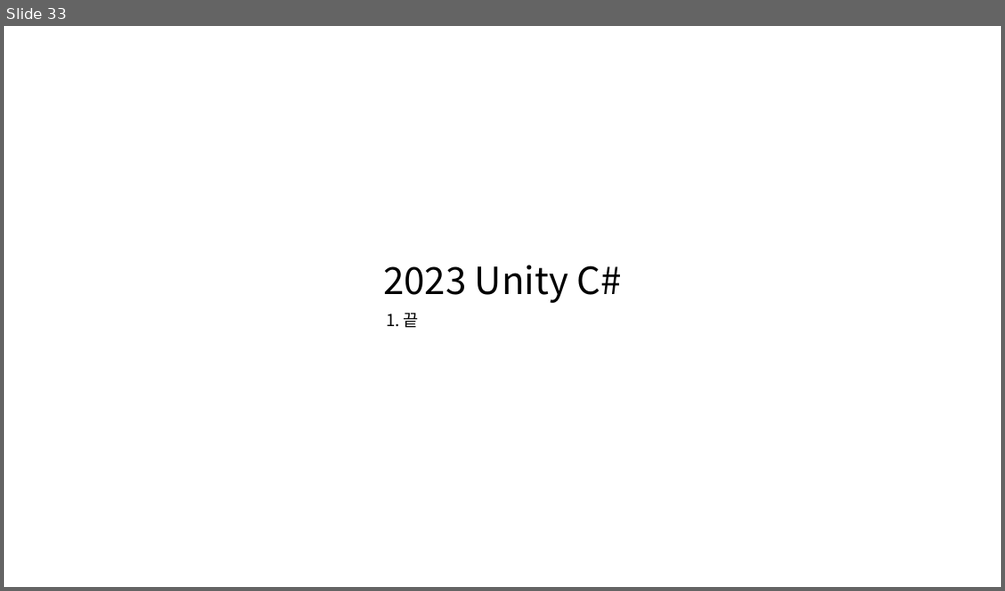
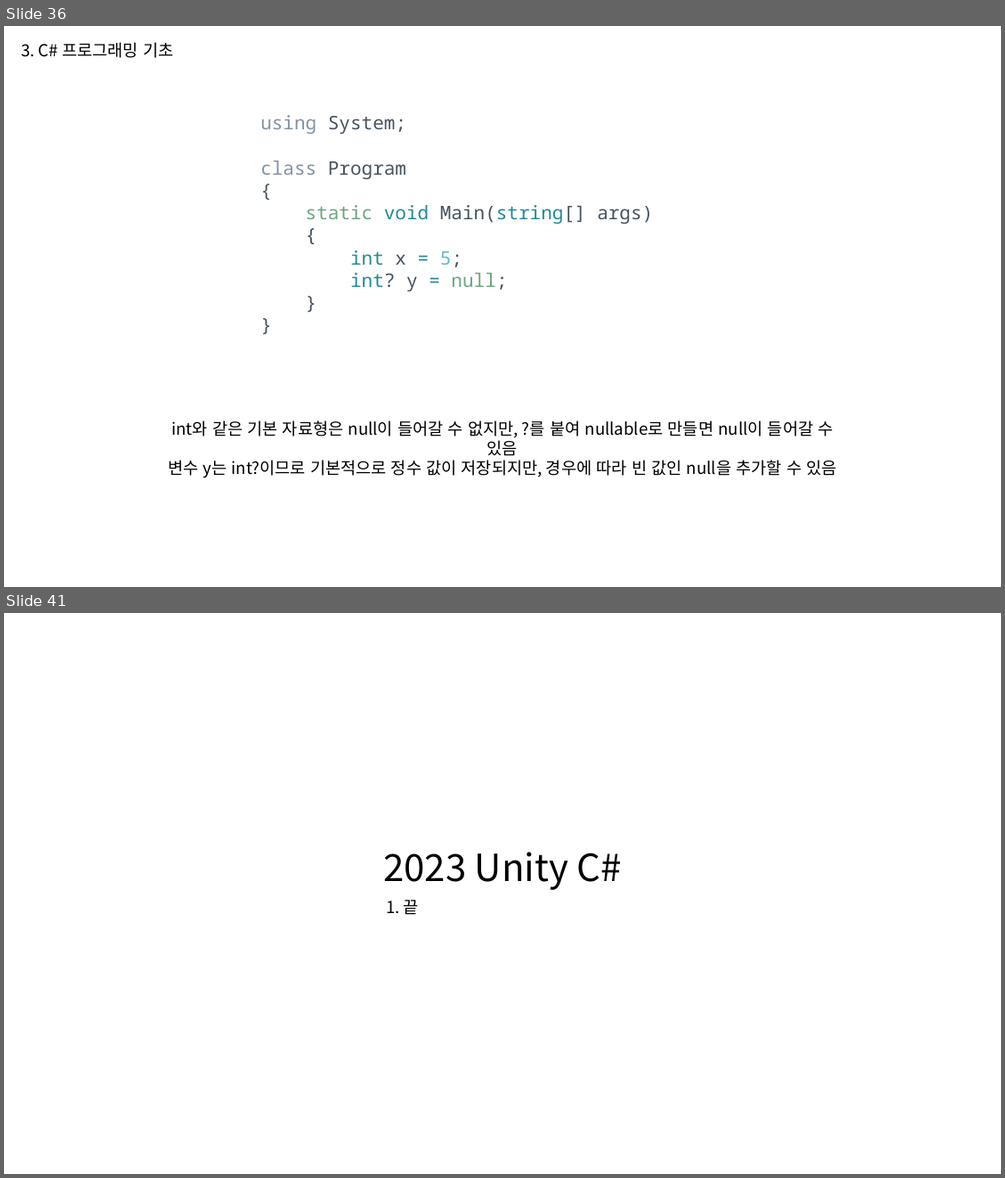
Before and after one commit to WooLyung/2023-Unity-CSharp, a slide deck: 1. C# 기초.pptx. Shown one above the other, each under a label of ours: slide 33 before the commit, slides 36 and 41 after it; the slides between them are not shown. The pictures are 1005x591 and 1005x1178 pixels, drawn with LibreOffice and Linux fonts; fonts in the diff are those of the drawing. Boxes give left, top, right and bottom in pixels: in the first picture for what was removed or moved away, otherwise in the second. Text is boxed around its words. In the diff, an @@ line names an element or a change of style, - is before the commit and + after.

```diff
--- a/1. C# 기초.pptx
+++ b/1. C# 기초.pptx
@@ slide 36 added at (x1=4, y1=26, x2=1001, y2=587), background #FFFFFF @@
@@ text added at (x1=21, y1=42, x2=173, y2=58), 16 pt, text #000000 @@
+3. C# 프로그래밍 기초
@@ text added at (x1=260, y1=115, x2=653, y2=291), 18 pt, text #465360 @@
+using System;
+class Program
+{
+static void Main(string[] args)
+{
+int x = 5;
+int? y = null;
+}
+}
@@ text added at (x1=168, y1=420, x2=836, y2=478), 16 pt, text #000000 @@
+int와 같은 기본 자료형은 null이 들어갈 수 없지만, ?를 붙여 nullable로 만들면 null이 들어갈 수 있음
+변수 y는 int?이므로 기본적으로 정수 값이 저장되지만, 경우에 따라 빈 값인 null을 추가할 수 있음
@@ what was slide 33 is now slide 41 @@
```
Also in this commit, not shown: 10 slides changed, 7 other slides added.
